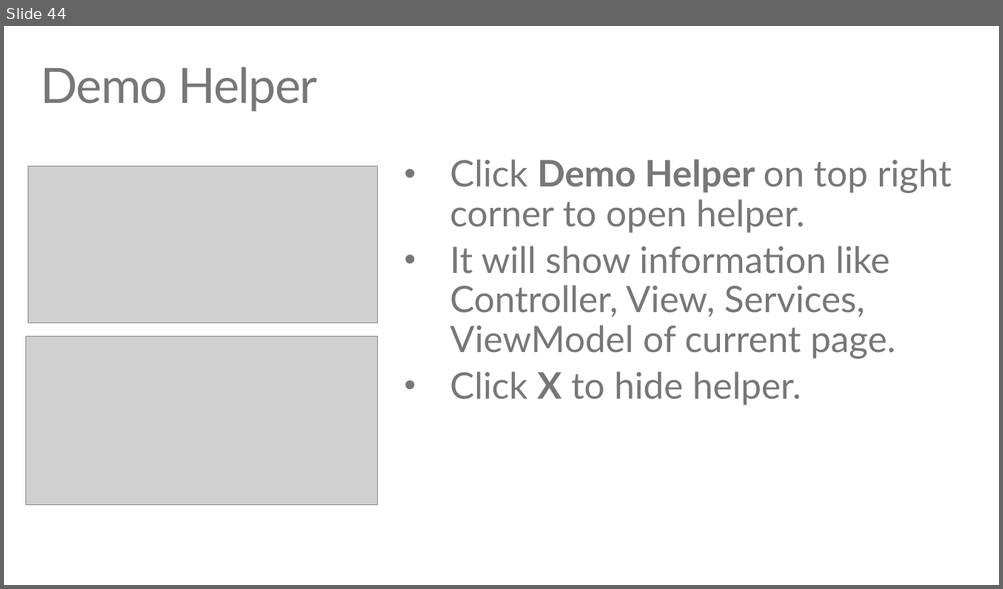
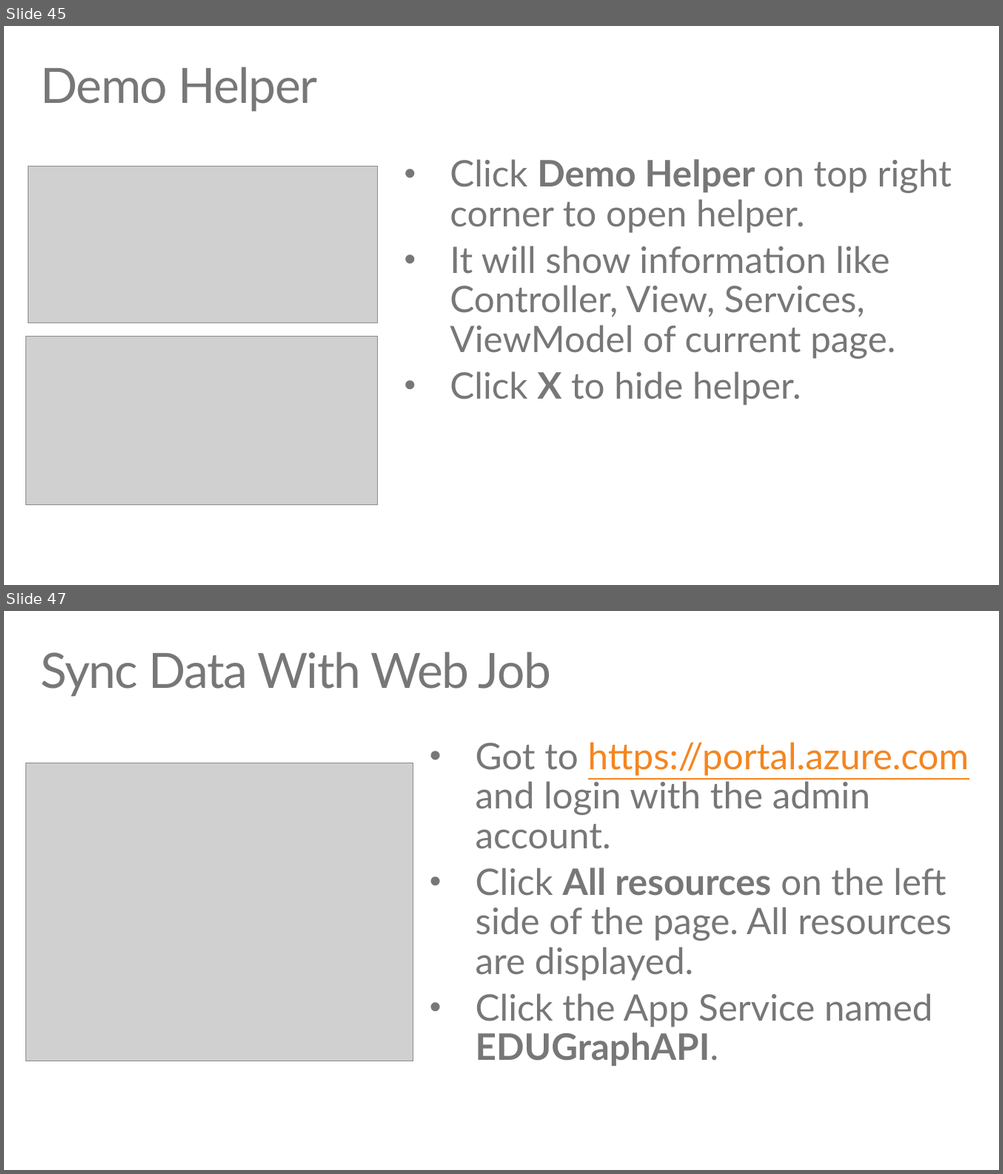
Before and after one commit to TylerLu/EDUGraphAPI-Angular, a slide deck: EDU GRAPH-API Demo Script.pptx. Shown one above the other, each under a label of ours: slide 44 before the commit, slides 45 and 47 after it; the slides between them are not shown. The pictures are 1003x589 and 1003x1174 pixels, drawn with LibreOffice and Linux fonts; fonts in the diff are those of the drawing; grey boxes stand for pictures. Boxes give left, top, right and bottom in pixels: in the first picture for what was removed or moved away, otherwise in the second. Text is boxed around its words. In the diff, an @@ line names an element or a change of style, - is before the commit and + after.

```diff
--- a/EDU GRAPH-API Demo Script.pptx
+++ b/EDU GRAPH-API Demo Script.pptx
@@ slide 47 added at [4,611,999,1170], background #FFFFFF @@
@@ title added at [40,652,551,697], 48 pt, text #777778 @@
+Sync Data With Web Job
@@ text added at [475,742,969,1066], 36 pt, text #777778 @@
+• Got to https://portal.azure.com and login with the admin account.
+• Click All resources on the left side of the page. All resources are displayed.
+• Click the App Service named EDUGraphAPI.
@@ picture added at [26,763,412,1061] @@
@@ what was slide 44 is now slide 45 @@
```
Also in this commit, not shown: 2 slides changed, 8 other slides added.
